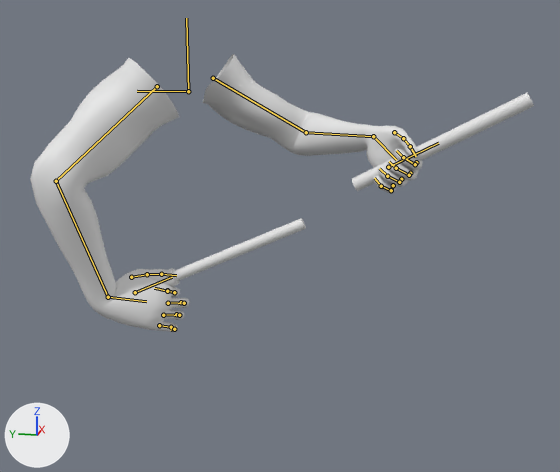
The Blender file Assets/Arts/Model/Faya_Kun_3/Player Characters/Player Male Character.blend: old version first, new version second.
One viewpoint serves both versions: a camera (50 mm lens) standing at (-1.68, -0.54, 0.1) and looking at (-0.04, -0.22, -0.31). The axes (+X, +Y, +Z) are drawn at lower left. The lights are the same throughout. Both versions are drawn at frame 8 of the action 'Bamboo_Gun_Aim'; the numbers are the values there. The bones that bend it are drawn over the model as lines.

Names of what the first picture shows: 'Bamboo Gun ', 'Bamboo Gun  Slider', 'FPS Hand'.
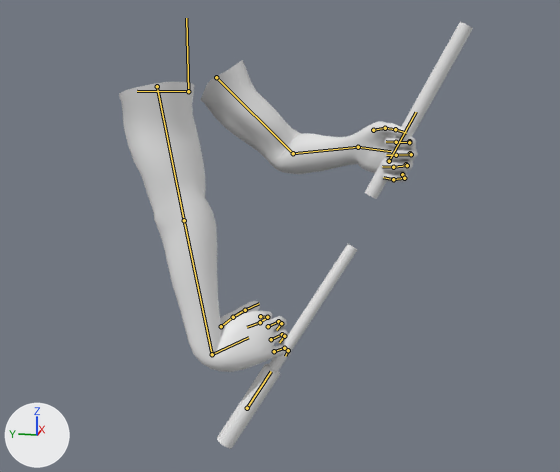
Where the change shows, as pixel boxes [x1, y1, x2, y2] in the pictures (560 x 472 px):
'FPS Hand', posed (24% narrower, 12% taller): before [30, 54, 423, 332]; after [119, 60, 418, 372]
'Bamboo Gun  Slider', posed: before [150, 218, 306, 287]; after [217, 244, 357, 449]
'Bamboo Gun ', posed (40% narrower, 78% taller): before [352, 92, 534, 191]; after [365, 22, 473, 199]
bone 'gun_root', root to tip: before (388, 167) to (438, 143); after (389, 161) to (416, 112)

The edits, one by one:
Bone 'Upper_Arm_Ctrl_L' (bone_upper_arm_ctrl_l) moves from (0.0, 0.0, 0.0) to (0.03, 0.26, 0.01).
Bone 'gun_root' (bone_gun_root) moves from (-0.268, -1.139, -1.472) to (-0.268, -1.139, -1.346).
Bone 'gun_root' (bone_gun_root) turns from (29, -8, -10) to (63, -7, -6) degrees about its own x, y and z.
